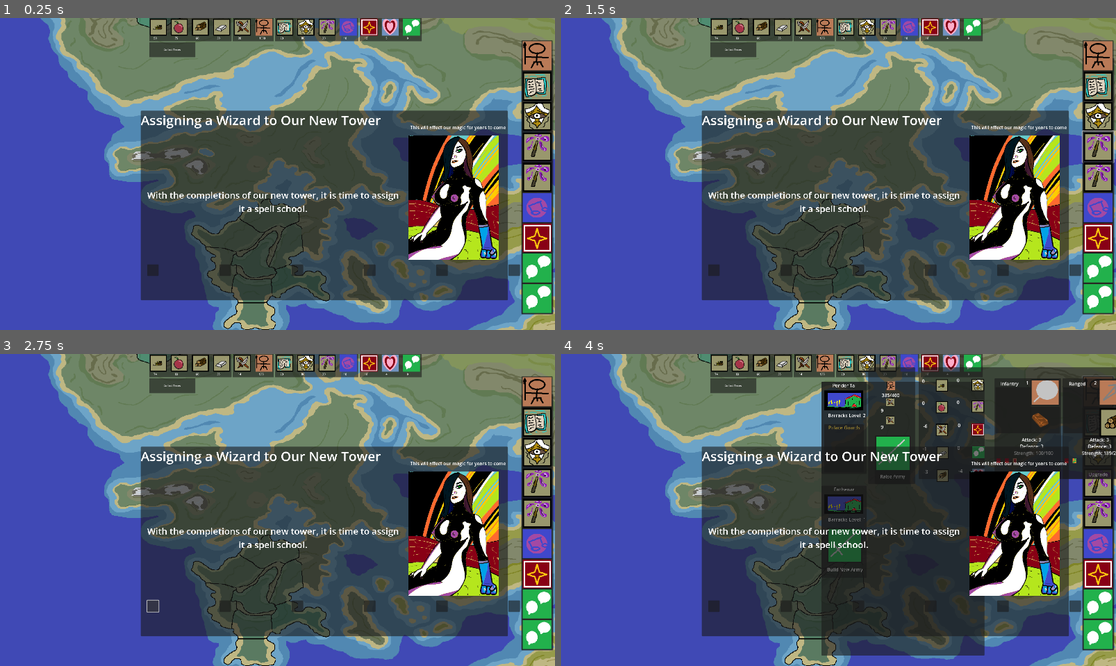
Above: before the commit, frames 1-4 (two rows, left to right).
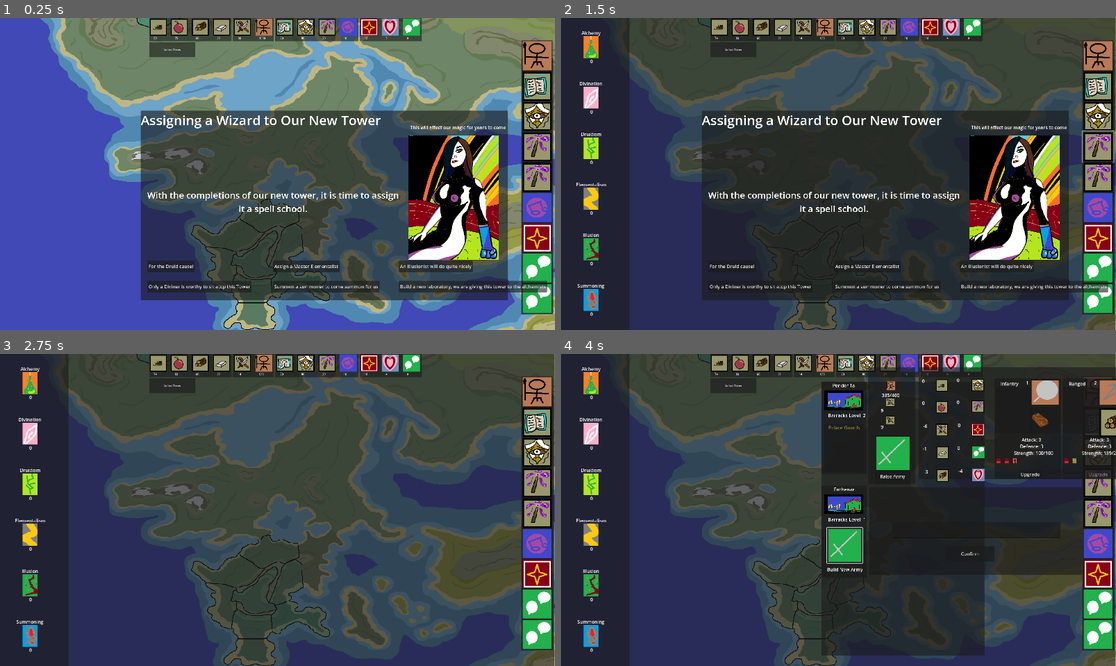
Above: after the commit, the same moments.

Repository: etherthegreat/mostupdatedfarsword
Game: Godot game, scene res://Game Scenes and Scripts/world.tscn
Two runs of this game, one before a commit and one after it. Both use one fixed random seed, a clock stepped at 60 frames per second and the inputs below. This scene is started directly instead of the project's main scene.
Inputs (mouse positions are in pixels of both pictures, inside the frame that each line leads up to):
- Up to frame 1 (0.25 s): no input
- Up to frame 2 (1.5 s): click "Collect Taxes" at 0.5 s; click (1099, 145) at 1.25 s
- Up to frame 3 (2.75 s): click (155, 606) at 2.02 s
- Up to frame 4 (4 s): click (1099, 391) at 2.75 s; click "Build New Army" at 3.5 s

The runs differ from the first frame. In frame 1, 3.4% of the frame differs, in the area x 26-99%, y 77-88%; in frame 2, 80%, in the area x 0-100%, y 0-100%; in frame 3, 60%; in frame 4, 52%.

Commit message:
magic development - magic schools system
added a magic system which divides the types of spells the player can cast into six schools.  also added a mechanic where when the player adds a tower, it creates an event that makes you assign a wizard type to the tile.  wizard type in tile now increases matching magic school int

Diff:
--- a/Game Scenes and Scripts/canvas_layer.gd
+++ b/Game Scenes and Scripts/canvas_layer.gd
@@ -1,5 +1,11 @@
 extends CanvasLayer
 
+
+var playerNode: country
+
+func assignPlayerNode(playerCountryNode):
+	playerNode = playerCountryNode
+	pass
 
 func _on_tech_tree_button_pressed() -> void:
 	if $TechTree.visible == true:
@@ -72,3 +78,12 @@
 func _on_wizard_button_pressed() -> void:
 
 	pass # Replace with function body.
+
+func _on_magic_button_pressed() -> void:
+	for MagicAmountControl in $SpellSchoolsControl/SpellSchoolsPanel/SchoolsAmounts/SpellsVBox.get_children():
+		MagicAmountControl.update(playerNode)
+	if $SpellSchoolsControl.visible == false:
+		$SpellSchoolsControl.visible = true
+	else:
+		$SpellSchoolsControl.visible = false
+	pass # Replace with function body.
--- a/Game Scenes and Scripts/country.gd
+++ b/Game Scenes and Scripts/country.gd
@@ -668,6 +668,7 @@
 		illPoints += Tile.illPointsOutput
 		divPoints += Tile.divPointsOutput
 		druPoints += Tile.druPointsOutput
+		print("points", alcPoints, sumPoints, elePoints, illPoints, divPoints, druPoints)
 	pass
 
 func payUnitMaintenance():
--- a/Game Scenes and Scripts/tile.gd
+++ b/Game Scenes and Scripts/tile.gd
@@ -558,17 +558,17 @@
 					bathGovernorReq = false
 			"Tower":
 				match building.magicOutput:
-					"alc":
+					"alchemist":
 						alcPointsOutput = (1 * building.buildingLevel)
-					"sum":
+					"summoner":
 						sumPointsOutput = (1 * building.buildingLevel)
-					"ele":
+					"elementalist":
 						elePointsOutput = (1 * building.buildingLevel)
-					"dru":
+					"druid":
 						druPointsOutput = (1 * building.buildingLevel)
-					"ill":
+					"illusionist":
 						illPointsOutput = (1 * building.buildingLevel)
-					"div":
+					"diviner":
 						divPointsOutput = (1 * building.buildingLevel)
 				if building.buildingLevel >= 3:
 					towerGovernorReq = true
@@ -595,8 +595,9 @@
 		emit_signal("tileEvent", self, "wizard")
 		pass
 	else:
-		print(tileWizard.wizardType, " wizardType in ", tileName)
-		pass
+		for building in tileBuildingsList:
+			if building.buildingType == "Tower":
+				building.magicOutput = tileWizard.wizardType
 	pass
 
 
--- a/Game Scenes and Scripts/world.gd
+++ b/Game Scenes and Scripts/world.gd
@@ -99,6 +99,7 @@
 	pass
 
 func updatePlayerUI():
+	$CanvasLayer.assignPlayerNode(playerCountryNode)
 	$CanvasLayer/TileInfoPanel.selectThisTile.connect(assignSelectedTile)
 	$CanvasLayer/TileInfoPanel.governorButtonPressed.connect(openGovernorsPanel)
 	$CanvasLayer/TileInfoPanel.confirmThisGovernor.connect(assignGovernor)
@@ -376,13 +377,14 @@
 	var newEvent = eventScene.instantiate()
 	match type:
 		"governor":
+			#print(type, id, CID, language, "looking gay")
 			newEvent.buildSelf(type, id, CID, language)
 			newEvent.eventButtonPressed.connect(matchEventOutcome)
 			$CanvasLayer/EventControl/EventContainer.add_child(newEvent)
-
 	pass
 
 func createNewTileEvent(type, id, CID, tile, language):
+	#print("like a door", type, id, CID, tile, language)
 	var newEvent = eventScene.instantiate()
 	newEvent.buildTileEventSelf(type, id, CID, tile, language)
 	newEvent.tileEventButtonPressed.connect(matchTileEventOutcome)
@@ -390,6 +392,7 @@
 	pass
 
 func matchEventOutcome(eventButtonID, eventType, eventID, eventCountry):
+	print("signal received ")
 	match eventCountry:
 		"GEN":
 			pass
@@ -413,19 +416,21 @@
 	pass
 
 func matchTileEventOutcome(eventButtonID, eventType, eventCountry, eventTile):
+	print(eventButtonID, "marvel rivals")
 	match eventCountry:
 		"GEN":
 			match eventButtonID:
 				"GEN_AssignDruidWizard":
-					eventTile.addWizard("Druid")
+					eventTile.addWizard("druid")
 				"GEN_AssignElementalWizard":
-					eventTile.addWizard("Elementalist")
+					eventTile.addWizard("elementalist")
 				"GEN_AssignIllusionWizard":
-					eventTile.addWizard("Illusionist")
+					eventTile.addWizard("illusionist")
 				"GEN_AssignDivinerWizard":
-					eventTile.addWizard("Diviner")
+					eventTile.addWizard("diviner")
 				"GEN_AssignSummonerWizard":
-					eventTile.addWizard("Summoner")
+					eventTile.addWizard("summoner")
 				"GEN_AssignAlchemistWizard":
-					eventTile.addWizard("Alchemist")
-	pass
+					eventTile.addWizard("alchemist")
+			print(eventTile.tileWizard, "tileWizard")
+	pass
--- a/Game Scenes and Scripts/world.tscn
+++ b/Game Scenes and Scripts/world.tscn
@@ -54,6 +54,7 @@
 [ext_resource type="Texture2D" uid="uid://bs7hc10gkpl1m" path="res://art assets/Placeholder Art/UI Art/book.jpg" id="30_4wrj5"]
 [ext_resource type="Texture2D" uid="uid://cudj2gvqfnm0v" path="res://art assets/Placeholder Art/UI Art/resources/Older Icons/test 1.png" id="32_vnwtn"]
 [ext_resource type="Texture2D" uid="uid://cb08osdpathpa" path="res://art assets/Placeholder Art/UI Art/resources/faith.png" id="35_o3iuu"]
+[ext_resource type="PackedScene" uid="uid://b3odh5q7qlkoj" path="res://magic_amount_control.tscn" id="36_mhn20"]
 [ext_resource type="Script" uid="uid://b1e4cr0ob85l3" path="res://Game Scenes and Scripts/military_panel_control.gd" id="38_0kf4p"]
 [ext_resource type="Texture2D" uid="uid://dbg7fk5qjv7bf" path="res://art assets/Placeholder Art/UI Art/resources/Older Icons/test 3.png" id="38_sleii"]
 [ext_resource type="Texture2D" uid="uid://xc856v6ceb4n" path="res://art assets/Placeholder Art/UI Art/resources/Older Icons/test 4.png" id="39_jpc3q"]
@@ -488,6 +489,55 @@
 [node name="TechTree" parent="CanvasLayer" instance=ExtResource("16_f3t73")]
 visible = false
 
+[node name="SpellSchoolsControl" type="Control" parent="CanvasLayer"]
+visible = false
+layout_mode = 3
+anchors_preset = 0
+offset_right = 40.0
+offset_bottom = 40.0
+
+[node name="SpellSchoolsPanel" type="Panel" parent="CanvasLayer/SpellSchoolsControl"]
+layout_mode = 0
+offset_right = 1918.0
+offset_bottom = 1090.0
+
+[node name="SchoolsAmounts" type="Panel" parent="CanvasLayer/SpellSchoolsControl/SpellSchoolsPanel"]
+layout_mode = 0
+offset_right = 237.0
+offset_bottom = 1087.0
+
+[node name="SpellsVBox" type="VBoxContainer" parent="CanvasLayer/SpellSchoolsControl/SpellSchoolsPanel/SchoolsAmounts"]
+layout_mode = 0
+offset_left = 104.0
+offset_top = 101.0
+offset_right = 238.0
+offset_bottom = 940.0
+theme_override_constants/separation = 175
+
+[node name="MagicAmountControl" parent="CanvasLayer/SpellSchoolsControl/SpellSchoolsPanel/SchoolsAmounts/SpellsVBox" instance=ExtResource("36_mhn20")]
+layout_mode = 2
+schoolTypeEXP = "alchemist"
+
+[node name="MagicAmountControl2" parent="CanvasLayer/SpellSchoolsControl/SpellSchoolsPanel/SchoolsAmounts/SpellsVBox" instance=ExtResource("36_mhn20")]
+layout_mode = 2
+schoolTypeEXP = "diviner"
+
+[node name="MagicAmountControl3" parent="CanvasLayer/SpellSchoolsControl/SpellSchoolsPanel/SchoolsAmounts/SpellsVBox" instance=ExtResource("36_mhn20")]
+layout_mode = 2
+schoolTypeEXP = "druid"
+
+[node name="MagicAmountControl4" parent="CanvasLayer/SpellSchoolsControl/SpellSchoolsPanel/SchoolsAmounts/SpellsVBox" instance=ExtResource("36_mhn20")]
+layout_mode = 2
+schoolTypeEXP = "elementalist"
+
+[node name="MagicAmountControl5" parent="CanvasLayer/SpellSchoolsControl/SpellSchoolsPanel/SchoolsAmounts/SpellsVBox" instance=ExtResource("36_mhn20")]
+layout_mode = 2
+schoolTypeEXP = "illusionist"
+
+[node name="MagicAmountControl6" parent="CanvasLayer/SpellSchoolsControl/SpellSchoolsPanel/SchoolsAmounts/SpellsVBox" instance=ExtResource("36_mhn20")]
+layout_mode = 2
+schoolTypeEXP = "summoner"
+
 [node name="Spellbook" parent="CanvasLayer" groups=["ScreenPanels"] instance=ExtResource("14_6mpca")]
 visible = false
 offset_left = 528.0
@@ -1388,6 +1438,36 @@
 position = Vector2(-923, 494)
 texture = ExtResource("32_vnwtn")
 
+[connection signal="input_event" from="TileController/Tile1/Area2D" to="TileController/Tile1" method="_on_area_2d_input_event"]
+[connection signal="mouse_entered" from="TileController/Tile1/Area2D" to="TileController/Tile1" method="_on_area_2d_mouse_entered"]
+[connection signal="mouse_exited" from="TileController/Tile1/Area2D" to="TileController/Tile1" method="_on_area_2d_mouse_exited"]
+[connection signal="input_event" from="TileController/Tile2/Area2D" to="TileController/Tile2" method="_on_area_2d_input_event"]
+[connection signal="mouse_entered" from="TileController/Tile2/Area2D" to="TileController/Tile2" method="_on_area_2d_mouse_entered"]
+[connection signal="mouse_exited" from="TileController/Tile2/Area2D" to="TileController/Tile2" method="_on_area_2d_mouse_exited"]
+[connection signal="input_event" from="TileController/Tile3/Area2D" to="TileController/Tile3" method="_on_area_2d_input_event"]
+[connection signal="mouse_entered" from="TileController/Tile3/Area2D" to="TileController/Tile3" method="_on_area_2d_mouse_entered"]
+[connection signal="mouse_exited" from="TileController/Tile3/Area2D" to="TileController/Tile3" method="_on_area_2d_mouse_exited"]
+[connection signal="input_event" from="TileController/Tile4/Area2D" to="TileController/Tile4" method="_on_area_2d_input_event"]
+[connection signal="mouse_entered" from="TileController/Tile4/Area2D" to="TileController/Tile4" method="_on_area_2d_mouse_entered"]
+[connection signal="mouse_exited" from="TileController/Tile4/Area2D" to="TileController/Tile4" method="_on_area_2d_mouse_exited"]
+[connection signal="input_event" from="TileController/Tile5/Area2D" to="TileController/Tile5" method="_on_area_2d_input_event"]
+[connection signal="mouse_entered" from="TileController/Tile5/Area2D" to="TileController/Tile5" method="_on_area_2d_mouse_entered"]
+[connection signal="mouse_exited" from="TileController/Tile5/Area2D" to="TileController/Tile5" method="_on_area_2d_mouse_exited"]
+[connection signal="input_event" from="TileController/Tile6/Area2D" to="TileController/Tile6" method="_on_area_2d_input_event"]
+[connection signal="mouse_entered" from="TileController/Tile6/Area2D" to="TileController/Tile6" method="_on_area_2d_mouse_entered"]
+[connection signal="mouse_exited" from="TileController/Tile6/Area2D" to="TileController/Tile6" method="_on_area_2d_mouse_exited"]
+[connection signal="input_event" from="TileController/Tile7/Area2D" to="TileController/Tile7" method="_on_area_2d_input_event"]
+[connection signal="mouse_entered" from="TileController/Tile7/Area2D" to="TileController/Tile7" method="_on_area_2d_mouse_entered"]
+[connection signal="mouse_exited" from="TileController/Tile7/Area2D" to="TileController/Tile7" method="_on_area_2d_mouse_exited"]
+[connection signal="input_event" from="TileController/Tile8/Area2D" to="TileController/Tile8" method="_on_area_2d_input_event"]
+[connection signal="mouse_entered" from="TileController/Tile8/Area2D" to="TileController/Tile8" method="_on_area_2d_mouse_entered"]
+[connection signal="mouse_exited" from="TileController/Tile8/Area2D" to="TileController/Tile8" method="_on_area_2d_mouse_exited"]
+[connection signal="input_event" from="TileController/Tile9/Area2D" to="TileController/Tile9" method="_on_area_2d_input_event"]
+[connection signal="mouse_entered" from="TileController/Tile9/Area2D" to="TileController/Tile9" method="_on_area_2d_mouse_entered"]
+[connection signal="mouse_exited" from="TileController/Tile9/Area2D" to="TileController/Tile9" method="_on_area_2d_mouse_exited"]
+[connection signal="input_event" from="TileController/Tile10/Area2D" to="TileController/Tile10" method="_on_area_2d_input_event"]
+[connection signal="mouse_entered" from="TileController/Tile10/Area2D" to="TileController/Tile10" method="_on_area_2d_mouse_entered"]
+[connection signal="mouse_exited" from="TileController/Tile10/Area2D" to="TileController/Tile10" method="_on_area_2d_mouse_exited"]
 [connection signal="pressed" from="CanvasLayer/TileInfoPanel/governorButton" to="CanvasLayer/TileInfoPanel" method="_on_governor_button_pressed"]
 [connection signal="pressed" from="CanvasLayer/TileInfoPanel/OpenBuildingsButton" to="CanvasLayer" method="_on_open_buildings_button_pressed"]
 [connection signal="pressed" from="CanvasLayer/TileInfoPanel/WizardButton" to="CanvasLayer" method="_on_wizard_button_pressed"]
@@ -1427,6 +1507,7 @@
 [connection signal="pressed" from="CanvasLayer/PanelOpenerControl/ButtonPanel/VBoxContainer/ArmyControl/ArmyButton" to="." method="_on_army_button_pressed"]
 [connection signal="pressed" from="CanvasLayer/PanelOpenerControl/ButtonPanel/VBoxContainer/TechTreeControl/TechTreeButton" to="CanvasLayer" method="_on_tech_tree_button_pressed"]
 [connection signal="pressed" from="CanvasLayer/PanelOpenerControl/ButtonPanel/VBoxContainer/BeliefsControl/BeliefPanelButton" to="CanvasLayer" method="_on_belief_panel_button_pressed"]
+[connection signal="pressed" from="CanvasLayer/PanelOpenerControl/ButtonPanel/VBoxContainer/MagicControl/MagicButton" to="CanvasLayer" method="_on_magic_button_pressed"]
 [connection signal="pressed" from="CanvasLayer/PanelOpenerControl/ButtonPanel/VBoxContainer/SpellbookControl/SpellBookButton" to="CanvasLayer" method="_on_spell_book_button_pressed"]
 [connection signal="pressed" from="CanvasLayer/PanelOpenerControl/ButtonPanel/VBoxContainer/LawsControl/LawsButton" to="CanvasLayer" method="_on_laws_button_pressed"]
 [connection signal="pressed" from="CanvasLayer/PanelOpenerControl/ButtonPanel/VBoxContainer/FactionsControl/FactionsButton" to="CanvasLayer" method="_on_factions_button_pressed"]
--- a/eventScene.tscn
+++ b/eventScene.tscn
@@ -53,11 +53,12 @@
 scale = Vector2(0.336022, 0.336022)
 texture = ExtResource("1_lrrym")
 
-[node name="eventButtons" type="HBoxContainer" parent="EventPanel"]
+[node name="eventButtons" type="GridContainer" parent="EventPanel"]
 layout_mode = 0
-offset_left = 22.0
-offset_top = 532.0
-offset_right = 1259.0
-offset_bottom = 1184.0
-theme_override_constants/separation = 250
-alignment = 1
+offset_left = 23.0
+offset_top = 519.0
+offset_right = 1260.0
+offset_bottom = 649.0
+theme_override_constants/h_separation = 435
+theme_override_constants/v_separation = 70
+columns = 3
--- a/event_button.gd
+++ b/event_button.gd
@@ -11,14 +11,18 @@
 
 var eventTile: Tile
 
-func buildSelf(buttonText, buttonID, eventButtonType):
+func buildSelf(buttonText, buttonID, buttonType):
+	eventButtonType = buttonType
 	$EventButton.text = buttonText
 	eventButtonID = buttonID
 	pass
 
 
-func buildTileEventButton(buttonText, buttonID, eventTile, eventButtonType):
-
+func buildTileEventButton(buttonText, buttonID, tile, buttonType):
+	$EventButton.text = buttonText
+	eventButtonID = buttonID
+	eventTile = tile
+	eventButtonType = buttonType
 	pass
 
 func _on_event_button_pressed() -> void:
@@ -29,5 +33,6 @@
 			emit_signal("EventButtonPressed", eventButtonID)
 		"tile":
 			emit_signal("tileSignalPressed", eventTile, eventButtonID)
+			print("gangnam style")
 			pass
 	pass # Replace with function body.
--- a/event_scene.gd
+++ b/event_scene.gd
@@ -18,7 +18,7 @@
 	LANGUAGE = language
 	var newLocBall = LocBall.new()
 	match eventType:
-		"Governor":
+		"governor":
 			newLocBall.buildSelf(eventType, eventID, eventCountry, language)
 			for EventButton in newLocBall.eventButtons:
 				$EventPanel/eventButtons.add_child(EventButton)
@@ -31,6 +31,7 @@
 
 
 func buildTileEventSelf(eventType, eventID, eventCountry, tile, language):
+	#print("wake up child")
 	TYPE = eventType
 	ID = eventID
 	COUNTRY = eventCountry
@@ -39,19 +40,21 @@
 	var newLocBall = LocBall.new()
 	newLocBall.buildTileEvent(TYPE, ID, targetTile, COUNTRY, LANGUAGE)
 	for EventButton in newLocBall.eventButtons:
+		EventButton.buildTileEventButton
 		$EventPanel/eventButtons.add_child(EventButton)
-		EventButton.tileSignalPressed.connect(pressedEventButton)
+		EventButton.tileSignalPressed.connect(pressedTileEventButton)
 	$EventPanel/EventNameLabel.text = newLocBall.eventName
 	$EventPanel/EventShortDescriptionLabel.text = newLocBall.eventShortDescription
 	$EventPanel/EventLongDescriptionLabel.text = newLocBall.eventLongDescription
 	pass
 
 func pressedEventButton(eventButtonID):
-	print("Event ID", eventButtonID, TYPE, ID, COUNTRY)
 	emit_signal("eventButtonPressed", eventButtonID, TYPE, ID, COUNTRY)
 	self.queue_free()
 	pass
 
 func pressedTileEventButton(tile, buttonID):
+	print("Event ID", tile, buttonID)
 	emit_signal("tileEventButtonPressed", buttonID, TYPE, COUNTRY, tile)
+	self.queue_free()
 	pass
--- /dev/null
+++ b/magic_amount_control.gd
@@ -0,0 +1,38 @@
+extends Control
+
+class_name MagicAmountControl
+
+@export var schoolTypeEXP: String
+var schoolType: String
+
+var amount: int
+
+func update(playerCountryNode):
+	schoolType = schoolTypeEXP
+	match schoolType:
+		"druid":
+			$spellSchool.text = "Druidism"
+			$MagicSprite2D.texture = load("res://art assets/Placeholder Art/UI Art/resources/Older Icons/druid big.png")
+			amount = playerCountryNode.druPoints
+		"elementalist":
+			$spellSchool.text = "Elementalism"
+			$MagicSprite2D.texture = load("res://art assets/Placeholder Art/UI Art/resources/Older Icons/elementalistbig.png")
+			amount = playerCountryNode.elePoints
+		"diviner":
+			$spellSchool.text = "Divination"
+			$MagicSprite2D.texture = load("res://art assets/Placeholder Art/UI Art/resources/Older Icons/divinity big.png")
+			amount = playerCountryNode.divPoints
+		"alchemist":
+			$spellSchool.text = "Alchemy"
+			$MagicSprite2D.texture = load("res://art assets/Placeholder Art/UI Art/resources/Older Icons/alchemy big.png")
+			amount = playerCountryNode.alcPoints
+		"summoner":
+			$spellSchool.text = "Summoning"
+			$MagicSprite2D.texture = load("res://art assets/Placeholder Art/UI Art/resources/Older Icons/summoner big.png")
+			amount = playerCountryNode.sumPoints
+		"illusionist":
+			$spellSchool.text = "Illusion"
+			$MagicSprite2D.texture = load("res://art assets/Placeholder Art/UI Art/resources/Older Icons/illusion big.png")
+			amount = playerCountryNode.illPoints
+	$AmountLabel.text = str(amount)
+	pass
--- /dev/null
+++ b/magic_amount_control.tscn
@@ -0,0 +1,41 @@
+[gd_scene load_steps=4 format=3 uid="uid://b3odh5q7qlkoj"]
+
+[ext_resource type="Script" uid="uid://bq4slunooe3hb" path="res://magic_amount_control.gd" id="1_qdpjc"]
+[ext_resource type="Texture2D" uid="uid://d04xtyvjyg5uk" path="res://art assets/Placeholder Art/UI Art/resources/Older Icons/alchemy big.png" id="2_wi5e4"]
+
+[sub_resource type="RectangleShape2D" id="RectangleShape2D_351nf"]
+size = Vector2(69, 112)
+
+[node name="MagicAmountControl" type="Control"]
+layout_mode = 3
+anchors_preset = 0
+offset_right = 40.0
+offset_bottom = 40.0
+script = ExtResource("1_qdpjc")
+
+[node name="MagicSprite2D" type="Sprite2D" parent="."]
+texture = ExtResource("2_wi5e4")
+
+[node name="spellSchool" type="Label" parent="."]
+layout_mode = 0
+offset_left = -58.0
+offset_top = -61.0
+offset_right = 59.0
+offset_bottom = -38.0
+text = "alchemy"
+horizontal_alignment = 1
+
+[node name="AmountLabel" type="Label" parent="."]
+layout_mode = 0
+offset_left = -36.0
+offset_top = 37.0
+offset_right = 40.0
+offset_bottom = 60.0
+text = "270"
+horizontal_alignment = 1
+
+[node name="Area2D" type="Area2D" parent="."]
+
+[node name="CollisionShape2D" type="CollisionShape2D" parent="Area2D"]
+position = Vector2(1.5, 0)
+shape = SubResource("RectangleShape2D_351nf")
--- a/tile_info_panel.gd
+++ b/tile_info_panel.gd
@@ -64,6 +64,8 @@
 			$governorButton/govnameLabel.text = "No Assigned Governor"
 		if selectedTile.tileWizard != null:
 			$wizardTypeLabel.text = selectedTile.tileWizard.wizardType
+		else:
+			$wizardTypeLabel.text = str("no wizard :(")
 	pass
 
 signal governorButtonPressed
Not shown: 2 places in Game Scenes and Scripts/world.tscn that only renumber resources
Binary file added: art assets/Placeholder Art/UI Art/resources/Older Icons/alchemy big.png
Not shown, added: art assets/Placeholder Art/UI Art/resources/Older Icons/alchemy big.png.import
Binary file added: art assets/Placeholder Art/UI Art/resources/Older Icons/divinity big.png
Not shown, added: art assets/Placeholder Art/UI Art/resources/Older Icons/divinity big.png.import
Binary file added: art assets/Placeholder Art/UI Art/resources/Older Icons/druid big.png
Not shown, added: art assets/Placeholder Art/UI Art/resources/Older Icons/druid big.png.import
Binary file added: art assets/Placeholder Art/UI Art/resources/Older Icons/elementalistbig.png
Not shown, added: art assets/Placeholder Art/UI Art/resources/Older Icons/elementalistbig.png.import
Binary file added: art assets/Placeholder Art/UI Art/resources/Older Icons/illusion big.png
Not shown, added: art assets/Placeholder Art/UI Art/resources/Older Icons/illusion big.png.import
Binary file added: art assets/Placeholder Art/UI Art/resources/Older Icons/summoner big.png
(and 2 more such lines)
